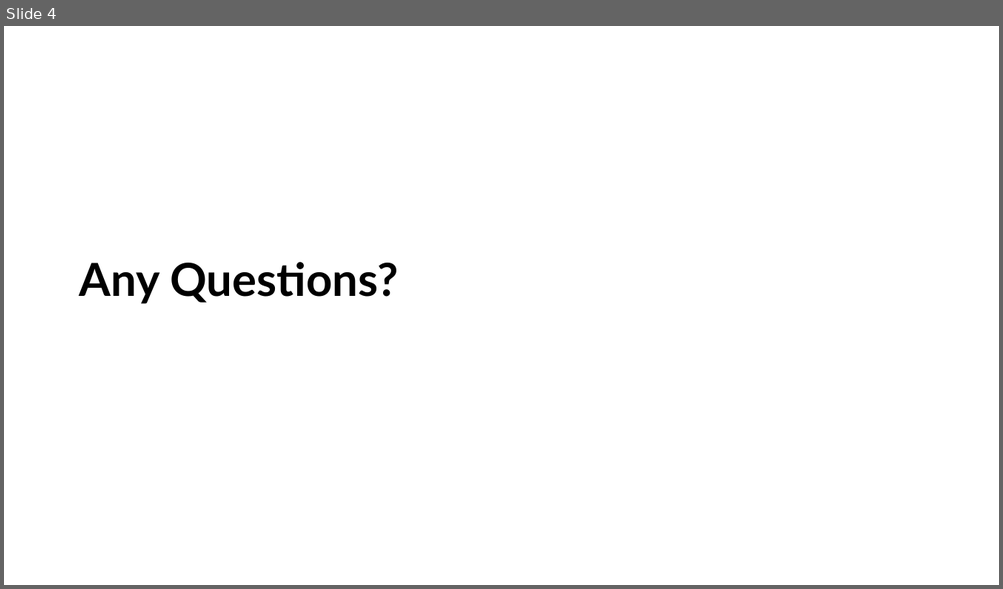
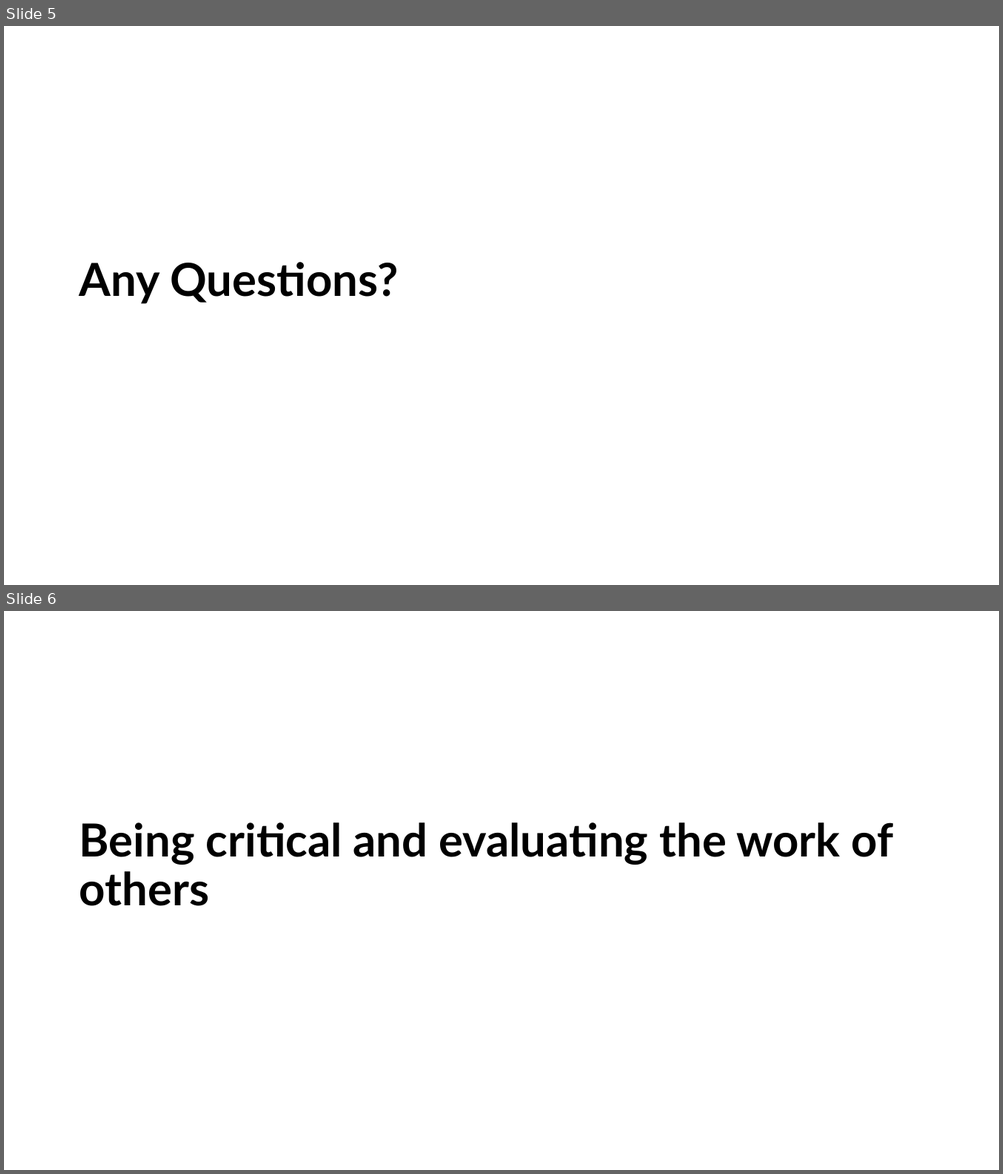
Before and after one commit to LittleMonkeyLab/PS52007Dslides, a slide deck: _site/lectures/Lecture03/Lecture03.pptx. Shown one above the other, each under a label of ours: slide 4 before the commit, slides 5 and 6 after it. The pictures are 1003x589 and 1003x1174 pixels, drawn with LibreOffice and Linux fonts; fonts in the diff are those of the drawing; background and template pictures are left out. Boxes give left, top, right and bottom in pixels: in the first picture for what was removed or moved away, otherwise in the second. Text is boxed around its words. In the diff, an @@ line names an element or a change of style, - is before the commit and + after.

```diff
--- a/_site/lectures/Lecture03/Lecture03.pptx
+++ b/_site/lectures/Lecture03/Lecture03.pptx
@@ slide 6 added at (4,611,999,1170), background #FFFFFF @@
@@ title added at (79,823,893,906), 44 pt, text #000000, bold @@
+Being critical and evaluating the work of others
@@ what was slide 4 is now slide 5 @@
```
Also in this commit, not shown: 2 slides changed, 22 other slides added, 1 slide removed, 47 other files.
